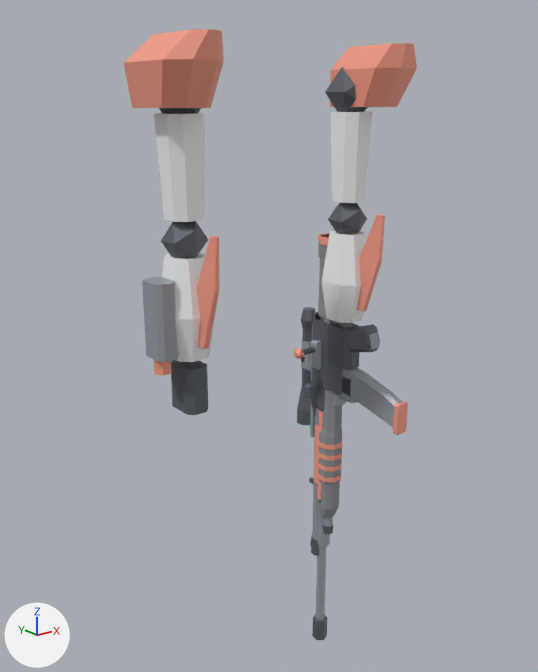
The glTF model game/player/robot/kestrel_arms.glb as it was, and as the next commit left it.
Rendered twice from a 50 mm camera at (-0.969, -1.198, 1.379) aimed at (0.024, 0.042, 0.883). Arrows for +X, +Y and +Z are at lower left; the lights stay in place. The older version comes first. Vertices at exactly the same position are counted once.

Names of what the first picture shows: 'KestrelArms'.
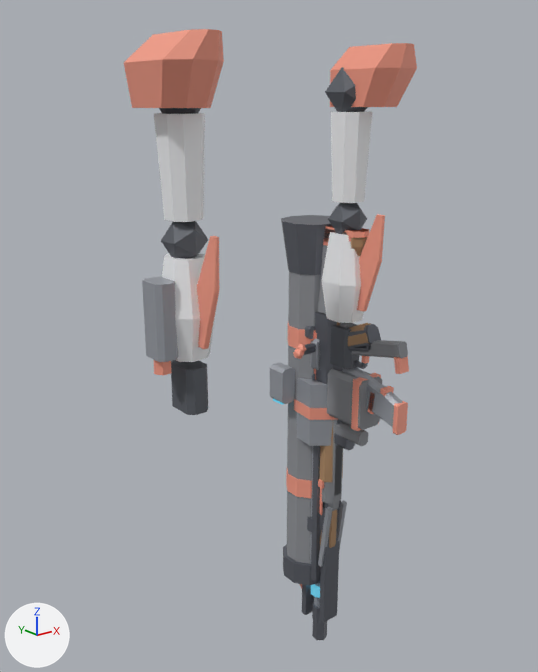
Edits to the bpy script that builds the scene:
```text
Change me_kestrelarms:
    remove me_kestrelarms.from_pydata(...)  # 1272 vertices, 2216 faces; spans x -0.31..0.31, y -0.19..0.15, z -0.03..1.49
    add me_kestrelarms.from_pydata(...)  # 3366 vertices, 5811 faces; spans x -0.31..0.31, y -0.19..0.19, z -0.03..1.49
    me_kestrelarms part 1: the loose piece of 16 vertices spanning x 0.2..0.23, y -0.1..0.03, z 0.81..0.9 is copied, and the copy is moved by (0.0, -0.01, 0.0), in mat_revolver_gun (grey #73767e); it spans x 0.2..0.23, y -0.1..0.02, z 0.81..0.9
    me_kestrelarms part 2: the loose piece of 16 vertices spanning x 0.2..0.23, y -0.1..0.03, z 0.81..0.9 is copied, and the copy is scaled about its middle by (0.998, 0.742, 0.79), then moved by (0.0, -0.02, 0.0), in mat_revolver_wood (brown #ad8965); it spans x 0.19..0.23, y -0.1..0.0, z 0.82..0.9
    me_kestrelarms part 3: the loose piece of 8 vertices spanning x 0.21..0.22, y -0.02..-0.01, z 0.76..0.83 is copied, and the copy is scaled about its middle by (2.33, 1.14, 0.542), then moved by (0.0, -0.17, 0.04), in mat_machine_pistol_accent (beige #f9a089); it spans x 0.2..0.23, y -0.19..-0.17, z 0.82..0.85
    me_kestrelarms part 4: the loose piece of 16 vertices spanning x 0.19..0.24, y 0.02..0.05, z 0.7..0.89 is copied, and the copy is turned 78 degrees about the x axis through its middle and scaled by 1.09, then moved by (0.0, -0.11, 0.05), in mat_machine_pistol_polymer (grey #8e9095); it spans x 0.2..0.23, y -0.19..0.03, z 0.81..0.89
    me_kestrelarms part 5: a new loose piece, a box spanning x 0.179..0.251, y 0.041..0.059, z 0.175..0.705, in mat_break_action_gun (grey #73767e)
    me_kestrelarms part 6: a new loose piece, an 8-sided cylinder along z spanning x 0.182..0.214, y 0.05..0.082, z 0.175..0.705, in mat_break_action_detail (grey #a2a6ad)
    me_kestrelarms part 7: the loose piece of 16 vertices spanning x 0.19..0.24, y -0.04..0.08, z 1.07..1.09 is copied, and the copy is moved by (0.0, -0.01, 0.02), in mat_break_action_accent (beige #f9a089); it spans x 0.19..0.24, y -0.05..0.07, z 1.09..1.11
    me_kestrelarms part 8: a new loose piece, a box spanning x 0.181..0.249, y 0.025..0.045, z 0.455..0.475, in mat_break_action_accent (beige #f9a089)
    me_kestrelarms part 9: 1714 vertices added at x 0.12..0.29, y -0.15..0.19, z 0.04..1.12
    other edits to the shape of me_kestrelarms do not show in these pictures
    add me_kestrelarms.materials.append(mat_revolver_gun)  # grey #73767e
    add me_kestrelarms.materials.append(mat_revolver_detail)  # grey #a2a6ad
    add me_kestrelarms.materials.append(mat_revolver_accent)  # beige #f9a089
    add me_kestrelarms.materials.append(mat_revolver_wood)  # brown #ad8965
    add me_kestrelarms.materials.append(mat_machine_pistol_gun)  # grey #73767e
    add me_kestrelarms.materials.append(mat_machine_pistol_detail)  # grey #a2a6ad
    add me_kestrelarms.materials.append(mat_machine_pistol_accent)  # beige #f9a089
    add me_kestrelarms.materials.append(mat_machine_pistol_polymer)  # grey #8e9095
    add me_kestrelarms.materials.append(mat_break_action_gun)  # grey #73767e
    add me_kestrelarms.materials.append(mat_break_action_detail)  # grey #a2a6ad
    add me_kestrelarms.materials.append(mat_break_action_accent)  # beige #f9a089
    add me_kestrelarms.materials.append(mat_break_action_wood)  # brown #ad8965
    add me_kestrelarms.materials.append(mat_smg_gun)  # grey #73767e
    add me_kestrelarms.materials.append(mat_smg_detail)  # grey #a2a6ad
    add me_kestrelarms.materials.append(mat_smg_accent)  # beige #f9a089
    add me_kestrelarms.materials.append(mat_smg_lens)  # dark blue #3f5969, glowing cyan #59b3cb
    add me_kestrelarms.materials.append(mat_smg_polymer)  # grey #8e9095
    add me_kestrelarms.materials.append(mat_burst_rifle_gun)  # grey #73767e
    add me_kestrelarms.materials.append(mat_burst_rifle_detail)  # grey #a2a6ad
    add me_kestrelarms.materials.append(mat_burst_rifle_accent)  # beige #f9a089
    add me_kestrelarms.materials.append(mat_burst_rifle_lens)  # dark blue #3f5969, glowing cyan #59b3cb
    add me_kestrelarms.materials.append(mat_burst_rifle_polymer)  # grey #8e9095
    add me_kestrelarms.materials.append(mat_lmg_gun)  # grey #73767e
    add me_kestrelarms.materials.append(mat_lmg_detail)  # grey #a2a6ad
    add me_kestrelarms.materials.append(mat_lmg_accent)  # beige #f9a089
    add me_kestrelarms.materials.append(mat_lmg_polymer)  # grey #8e9095
    add me_kestrelarms.materials.append(mat_lever_action_gun)  # grey #73767e
    add me_kestrelarms.materials.append(mat_lever_action_detail)  # grey #a2a6ad
    add me_kestrelarms.materials.append(mat_lever_action_accent)  # beige #f9a089
    add me_kestrelarms.materials.append(mat_lever_action_wood)  # brown #ad8965
    add me_kestrelarms.materials.append(mat_bolt_action_gun)  # grey #73767e
    add me_kestrelarms.materials.append(mat_bolt_action_detail)  # grey #a2a6ad
    add me_kestrelarms.materials.append(mat_bolt_action_accent)  # beige #f9a089
    add me_kestrelarms.materials.append(mat_bolt_action_wood)  # brown #ad8965
    add me_kestrelarms.materials.append(mat_railgun_gun)  # grey #73767e
    add me_kestrelarms.materials.append(mat_railgun_detail)  # grey #a2a6ad
    add me_kestrelarms.materials.append(mat_railgun_accent)  # beige #f9a089
    add me_kestrelarms.materials.append(mat_railgun_lens)  # dark blue #3f5969, glowing cyan #59b3cb
    add me_kestrelarms.materials.append(mat_railgun_polymer)  # grey #8e9095
    add me_kestrelarms.materials.append(mat_rocket_launcher_gun)  # grey #73767e
    add me_kestrelarms.materials.append(mat_rocket_launcher_detail)  # grey #a2a6ad
    add me_kestrelarms.materials.append(mat_rocket_launcher_accent)  # beige #f9a089
    add me_kestrelarms.materials.append(mat_rocket_launcher_lens)  # dark blue #3f5969, glowing cyan #59b3cb
    add me_kestrelarms.materials.append(mat_rocket_launcher_polymer)  # grey #8e9095
    add me_kestrelarms.materials.append(mat_grenade_launcher_gun)  # grey #73767e
    add me_kestrelarms.materials.append(mat_grenade_launcher_detail)  # grey #a2a6ad
    add me_kestrelarms.materials.append(mat_grenade_launcher_accent)  # beige #f9a089
    add me_kestrelarms.materials.append(mat_grenade_launcher_polymer)  # grey #8e9095
```

Boxes (x1, y1, x2, y2) around the edits, measured in the pictures (538 x 672 px):
part 1 of me_kestrelarms, added
    after: (366, 324, 381, 344)
part 2 of me_kestrelarms, added
    after: (348, 333, 370, 346)
part 3 of me_kestrelarms, added
    after: (394, 356, 409, 374)
part 4 of me_kestrelarms, added
    after: (352, 340, 408, 358)
part 5 of me_kestrelarms, added
    after: (311, 446, 321, 582)
part 6 of me_kestrelarms, added (mostly hidden)
    after: (310, 446, 313, 564)
part 7 of me_kestrelarms, added (mostly hidden)
    after: (324, 229, 353, 241)
part 8 of me_kestrelarms, added
    after: (318, 479, 324, 489)
part 9 of me_kestrelarms, added
    after: (270, 215, 394, 623)
